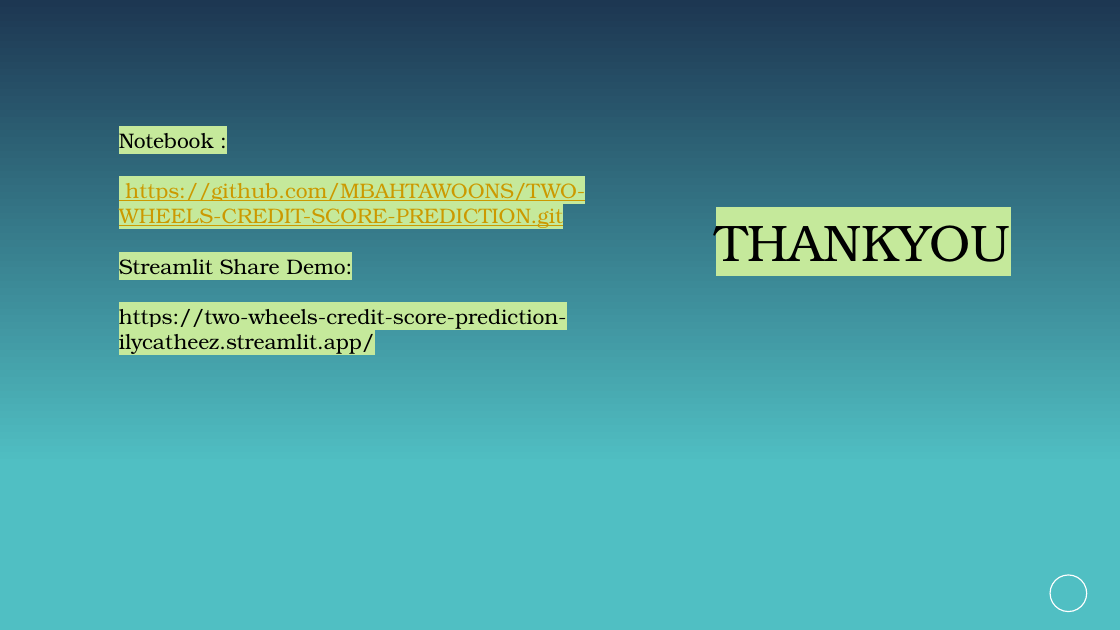
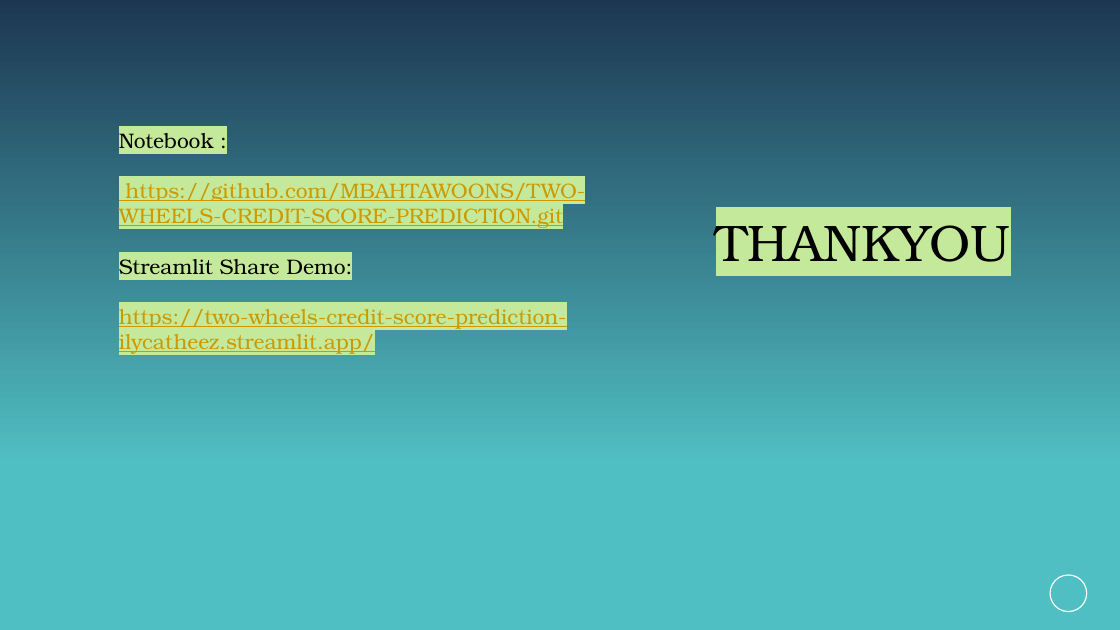
Before and after one commit to MBAHTAWOONS/TWO-WHEELS-CREDIT-SCORE-PREDICTION, a slide deck: slide 29 of Notebook_&_Presentation/credit score prediction.pptx. Drawn at 1120x630 pixels with LibreOffice and Linux fonts; fonts in the diff are those of the drawing; background and template pictures are left out. Boxes give left, top, right and bottom in pixels: in the first picture for what was removed or moved away, otherwise in the second. Text is boxed around its words. In the diff, an @@ line names an element or a change of style, - is before the commit and + after.

```diff
--- a/Notebook_&_Presentation/credit score prediction.pptx
+++ b/Notebook_&_Presentation/credit score prediction.pptx
@@ text at (119,309,567,354): text colour #000000 to #CC9900, underline on in "https://two-wheels-credit-score-prediction-ilycatheez.stream ..." @@
```
